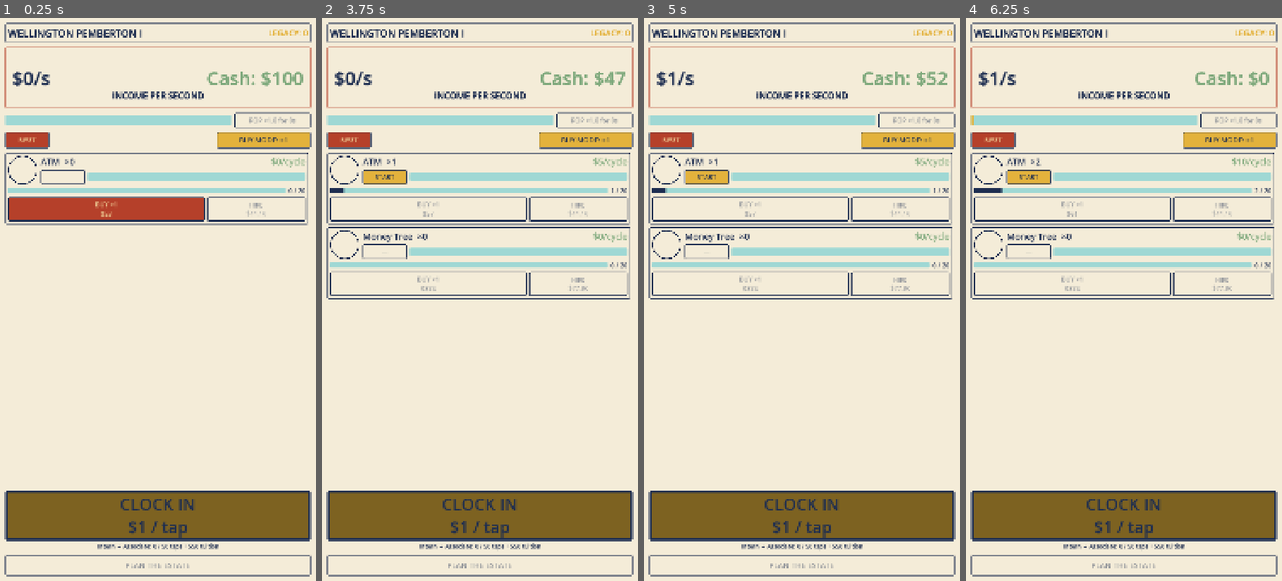
Above: before the commit, frames 1-4 (left to right).
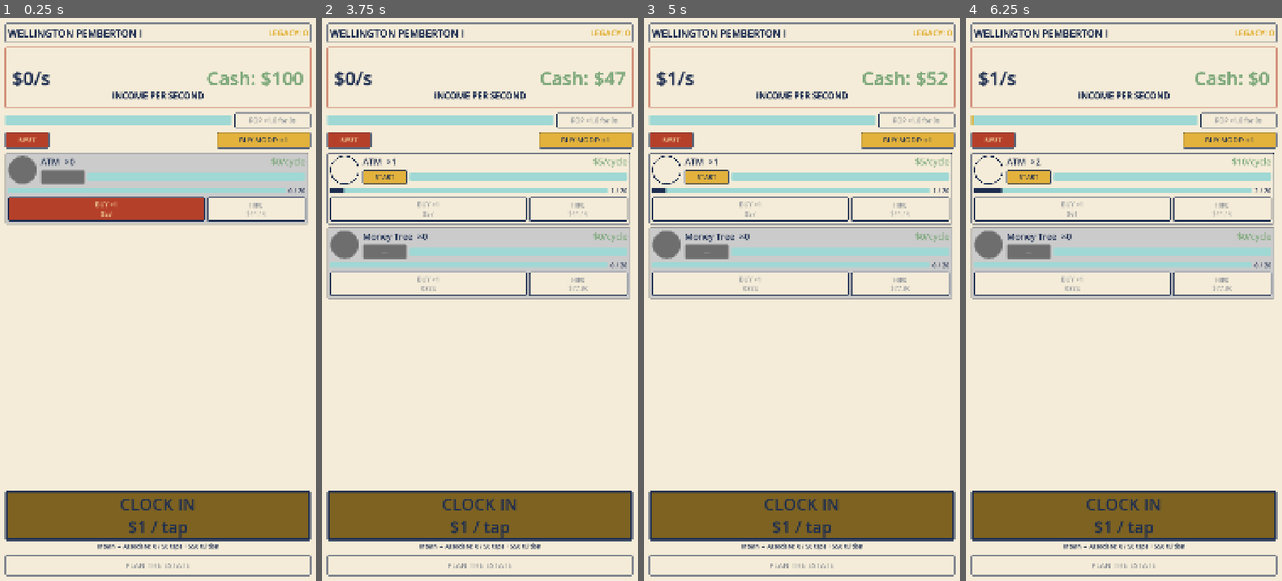
Above: after the commit, the same moments.

Repository: TimGoergen/american-tycoon
Game: Godot game, scene res://Main.tscn
Same seed, same stepped clock (60 frames per second), same inputs: the game is played once before the commit and once after it.
Inputs:
- Up to frame 1 (0.25 s): no input
- Up to frame 2 (3.75 s): click "BUY MODE: ×1" at 0.5 s; click "BUY MODE: ×10" at 1.25 s; click "BUY MODE: ×100" at 2 s; click "BUY MODE: MAX" at 2.75 s; click "BUY ×1 $53" at 3.5 s
- Up to frame 3 (5 s): click "START" at 4.25 s
- Up to frame 4 (6.25 s): click "START" at 5 s; click "BUY ×1 $57" at 5.75 s

The runs differ from the first frame. In frame 1, 6.2% of the frame differs, in the area x 1-98%, y 23-37%; in frame 2, 6.5%, in the area x 1-98%, y 37-50%; in frame 3, 6.5%; in frame 4, 6.5%.

Commit message:
Estate Planning screen polish, unowned-rung gray state, wage pulse tune
Wage clock-in pulse:
- Breath speed 1.2s -> 2.0s, peak brightness 0.11 -> 0.25.

Estate Planning screen (formerly "The Estate Office"):
- All text enlarged 2.2x.
- Top header inset added so the title/readout clear the camera cut-out.
- Title changed to "Estate Planning", pinned left; the Legacy readout
  ("Legacy: N", shortened to fit) pinned right on the same row.
- Button sizes scaled up to fit the larger text.

Unowned property rungs:
- A rung the player owns no units of yet now renders with a light-gray
  background and a dark-gray START button and portrait circle, so it
  reads as locked/inactive next to the live cream rungs. Reverts to the
  normal cream styling the moment a unit is bought (UiPalette grays +
  make_unowned_panel_style/style_unowned_button; ManagerCircle owned flag).

Co-Authored-By: Claude Opus 4.8 <noreply@anthropic.com>

Diff:
--- a/game/scripts/ui/LegacyScreen.gd
+++ b/game/scripts/ui/LegacyScreen.gd
@@ -26,13 +26,18 @@
 signal closed
 
 
-# Type sizes — large for at-a-glance phone reading (UI notes §1).
-const TITLE_SIZE   := 40
-const WALLET_SIZE  := 30
-const CATEGORY_SIZE := 24
-const CARD_NAME_SIZE := 26
-const CARD_BODY_SIZE := 20
-const BUTTON_SIZE  := 22
+# Type sizes — large for at-a-glance phone reading (UI notes §1). Enlarged 2.2×
+# from the first pass (Tim's call) so the whole page reads big at arm's length.
+const TITLE_SIZE   := 88
+const WALLET_SIZE  := 66
+const CATEGORY_SIZE := 53
+const CARD_NAME_SIZE := 57
+const CARD_BODY_SIZE := 44
+const BUTTON_SIZE  := 48
+
+## Top inset (in the 1080×1920 design space) that pushes the header row clear of
+## the phone's front camera cut-out, so the title and Legacy readout aren't hidden.
+const CAMERA_CUTOUT_INSET := 130
 
 # The live upgrade/wallet state this shop reads and spends from.
 var _upgrades: LegacyUpgrades
@@ -70,7 +75,8 @@
 	margin.set_anchors_preset(Control.PRESET_FULL_RECT)
 	margin.add_theme_constant_override("margin_left", 20)
 	margin.add_theme_constant_override("margin_right", 20)
-	margin.add_theme_constant_override("margin_top", 20)
+	# Extra top inset clears the phone's camera cut-out (see CAMERA_CUTOUT_INSET).
+	margin.add_theme_constant_override("margin_top", CAMERA_CUTOUT_INSET)
 	margin.add_theme_constant_override("margin_bottom", 20)
 	add_child(margin)
 
@@ -78,22 +84,29 @@
 	column.add_theme_constant_override("separation", 12)
 	margin.add_child(column)
 
-	# ── Title + wallet ──
+	# ── Header row: "Estate Planning" pinned left, Legacy readout pinned right ──
+	var header_row := HBoxContainer.new()
+	column.add_child(header_row)
+
 	var title := Label.new()
-	title.text = "THE ESTATE OFFICE"
-	title.horizontal_alignment = HORIZONTAL_ALIGNMENT_CENTER
+	title.text = "Estate Planning"
+	# Expand fill pushes the title to the left edge and the wallet to the right.
+	title.size_flags_horizontal = Control.SIZE_EXPAND_FILL
+	title.horizontal_alignment = HORIZONTAL_ALIGNMENT_LEFT
+	title.vertical_alignment = VERTICAL_ALIGNMENT_CENTER
 	title.add_theme_color_override("font_color", UiPalette.NAVY)
 	title.add_theme_font_size_override("font_size", TITLE_SIZE)
-	column.add_child(title)
+	header_row.add_child(title)
 
 	_wallet_label = Label.new()
-	_wallet_label.horizontal_alignment = HORIZONTAL_ALIGNMENT_CENTER
+	_wallet_label.horizontal_alignment = HORIZONTAL_ALIGNMENT_RIGHT
+	_wallet_label.vertical_alignment = VERTICAL_ALIGNMENT_CENTER
 	_wallet_label.add_theme_color_override("font_color", UiPalette.MUSTARD_GOLD)
 	# Faux-bold via a same-color outline, matching the project's plate aesthetic.
 	_wallet_label.add_theme_color_override("font_outline_color", UiPalette.MUSTARD_GOLD)
-	_wallet_label.add_theme_constant_override("outline_size", 2)
+	_wallet_label.add_theme_constant_override("outline_size", 4)
 	_wallet_label.add_theme_font_size_override("font_size", WALLET_SIZE)
-	column.add_child(_wallet_label)
+	header_row.add_child(_wallet_label)
 
 	# ── Scrollable list of upgrade cards (grouped by category) ──
 	# Takes all the leftover height between the wallet readout and the close
@@ -124,8 +137,8 @@
 	# ── Close button ──
 	var close_button := Button.new()
 	close_button.text = "BACK TO THE EMPIRE"
-	close_button.custom_minimum_size = Vector2(0, 72)
-	close_button.add_theme_font_size_override("font_size", 26)
+	close_button.custom_minimum_size = Vector2(0, 158)
+	close_button.add_theme_font_size_override("font_size", 57)
 	UiPalette.style_button(close_button, false)
 	close_button.pressed.connect(_on_close_pressed)
 	column.add_child(close_button)
@@ -191,7 +204,7 @@
 	bottom_row.add_child(effect_label)
 
 	var buy_button := Button.new()
-	buy_button.custom_minimum_size = Vector2(200, 56)
+	buy_button.custom_minimum_size = Vector2(440, 123)
 	buy_button.add_theme_font_size_override("font_size", BUTTON_SIZE)
 	UiPalette.style_button(buy_button, true)  # red: this is a spend action
 	# bind(id) passes which upgrade this button buys to the shared handler.
@@ -217,7 +230,8 @@
 
 ## Re-read the live state and update the wallet readout and every card.
 func refresh() -> void:
-	_wallet_label.text = "Legacy to spend: %d" % _upgrades.available
+	# Short label so it fits beside the large title on the header row.
+	_wallet_label.text = "Legacy: %d" % _upgrades.available
 
 	for definition in LegacyUpgradeCatalog.all():
 		var id := String(definition["id"])
--- a/game/scripts/ui/ManagerCircle.gd
+++ b/game/scripts/ui/ManagerCircle.gd
@@ -17,13 +17,18 @@
 var _staffed := false
 var _portrait: Texture2D
 var _initial := ""
+## True when the property has no units bought yet; draws the circle a drab dark
+## gray to match the locked/unowned look of its row.
+var _owned := true
 
 
 ## Tell the circle what to show. Called by PropertyRow whenever the row refreshes.
-func set_state(staffed: bool, portrait: Texture2D, manager_name: String) -> void:
+## `owned` is false for a rung the player hasn't bought any units of yet.
+func set_state(staffed: bool, portrait: Texture2D, manager_name: String, owned: bool = true) -> void:
 	_staffed = staffed
 	_portrait = portrait
 	_initial = manager_name.substr(0, 1).to_upper() if manager_name != "" else ""
+	_owned = owned
 	queue_redraw()
 
 
@@ -31,6 +36,13 @@
 	# The circle is inscribed in the (square) control rect.
 	var radius := minf(size.x, size.y) / 2.0
 	var center := size / 2.0
+
+	if not _owned:
+		# Unowned rung: a filled dark-gray disc with a mid-gray ring, so the
+		# portrait slot reads as inactive alongside the gray row background.
+		draw_circle(center, radius - OUTLINE_WIDTH, UiPalette.DARK_GRAY)
+		draw_arc(center, radius - OUTLINE_WIDTH, 0.0, TAU, 64, UiPalette.MID_GRAY, OUTLINE_WIDTH, true)
+		return
 
 	if not _staffed:
 		# Empty slot: just the outline ring, interior left clear.
--- a/game/scripts/ui/PropertyRow.gd
+++ b/game/scripts/ui/PropertyRow.gd
@@ -60,6 +60,11 @@
 ## Set once when the property becomes staffed, so the faint-green restyle is applied
 ## a single time rather than every frame (staffing is permanent).
 var _hire_staffed_styled := false
+
+## Tracks which ownership look is currently applied so the panel/start-button
+## styleboxes are only rebuilt when ownership flips, not every frame.
+## -1 = not yet applied, 0 = owned (normal), 1 = unowned (gray).
+var _ownership_style_applied := -1
 
 
 ## Call before adding to the tree.
@@ -220,10 +225,15 @@
 	var config := _prop.config as PropertyConfig
 	_name_label.text = "%s  ×%d" % [config.display_name, _prop.units_owned]
 
+	# A rung the player owns no units of yet gets a drab gray "locked" look; once a
+	# unit is bought it switches to the normal cream styling (applied on change).
+	var owned := _prop.units_owned > 0
+	_apply_ownership_styling(owned)
+
 	# Keep the portrait circle square and as tall as this top section: its height is
 	# already stretched to the section by the layout, so we just match the width to it.
 	_manager_circle.custom_minimum_size.x = _manager_circle.size.y
-	_manager_circle.set_state(_prop.is_staffed, config.manager_portrait, config.staffer_name)
+	_manager_circle.set_state(_prop.is_staffed, config.manager_portrait, config.staffer_name, owned)
 	# Show the cash paid out each time the bar fills (per cycle), so the figure on
 	# screen matches what the player actually receives on a completion. During a
 	# frenzy burn that payout is multiplied at point of payment (Spec §7), so the
@@ -301,6 +311,22 @@
 	_showing_held_rush = active
 	var fill := UiPalette.MONEY_GREEN.lightened(HELD_RUSH_LIGHTEN) if active else UiPalette.MONEY_GREEN
 	UiPalette.style_progress_bar(_cycle_bar, fill)
+
+
+## Swap the row's panel background and START button between the normal cream look
+## (owned) and the drab gray "locked" look (no units owned yet). Only rebuilds the
+## styleboxes when the state actually flips, not every frame.
+func _apply_ownership_styling(owned: bool) -> void:
+	var want := 0 if owned else 1
+	if want == _ownership_style_applied:
+		return
+	_ownership_style_applied = want
+	if owned:
+		add_theme_stylebox_override("panel", UiPalette.make_panel_style())
+		UiPalette.style_button(_tap_button, false)
+	else:
+		add_theme_stylebox_override("panel", UiPalette.make_unowned_panel_style())
+		UiPalette.style_unowned_button(_tap_button)
 
 
 ## Update the buy button's caption, cost, and enabled state for the
--- a/game/scripts/ui/UiPalette.gd
+++ b/game/scripts/ui/UiPalette.gd
@@ -15,6 +15,13 @@
 const INK_NAVY := Color("#0D1830")
 const BRICK := Color("#8E2F1E")
 const PALE_GOLD := Color("#F0D49A")
+
+# Grays for the "not yet owned" property state — a deliberately drab, inactive
+# look so an unbought rung reads as locked next to the live cream rungs. A small
+# extension of the §1 palette for this one UI state, pending style-guide blessing.
+const LIGHT_GRAY := Color("#CBCBCB")  # unowned row background
+const MID_GRAY := Color("#9A9A9A")    # unowned borders
+const DARK_GRAY := Color("#6E6E6E")   # unowned start button + portrait circle
 
 
 ## Cream plate with a navy border — the standard card/panel (§8).
@@ -39,6 +46,25 @@
 	button.add_theme_color_override("font_hover_color", label_color)
 	button.add_theme_color_override("font_pressed_color", NAVY)
 	button.add_theme_color_override("font_disabled_color", Color(NAVY, 0.45))
+
+
+## Light-gray plate with a mid-gray border — the background for a property rung
+## the player does not own any units of yet (reads as locked/inactive).
+static func make_unowned_panel_style() -> StyleBoxFlat:
+	return _make_plate(LIGHT_GRAY, MID_GRAY)
+
+
+## Style a button as the drab dark-gray "unowned" control (the START button on a
+## rung the player doesn't own yet). All states share the one gray plate so the
+## disabled button still reads as gray rather than the default cream.
+static func style_unowned_button(button: Button) -> void:
+	var plate := _make_plate(DARK_GRAY, MID_GRAY)
+	button.add_theme_stylebox_override("normal", plate)
+	button.add_theme_stylebox_override("hover", plate)
+	button.add_theme_stylebox_override("pressed", plate)
+	button.add_theme_stylebox_override("disabled", plate)
+	button.add_theme_color_override("font_color", CREAM)
+	button.add_theme_color_override("font_disabled_color", CREAM)
 
 
 ## Teal track with a fill in the given color (§8: sliders and meters).
--- a/game/scripts/ui/WagePanel.gd
+++ b/game/scripts/ui/WagePanel.gd
@@ -40,13 +40,12 @@
 const FLASH_DURATION := 0.05
 
 ## How far the gold is lightened toward white at the peak of a tap blink or the
-## breathing pulse (0 = none, 1 = pure white). Kept subtle — a brighter value read
-## as a strobe (Tim's call: about a quarter of the old 0.45).
-const FLASH_LIGHTEN := 0.11
+## breathing pulse (0 = none, 1 = pure white).
+const FLASH_LIGHTEN := 0.25
 
 ## Seconds for one full breathe-in-and-out of the held pulse. Slow on purpose, so
 ## the held state reads as a calm wave rather than a flicker.
-const PULSE_PERIOD := 1.2
+const PULSE_PERIOD := 2.0
 
 ## How quickly the breathing pulse ramps in when held and fades out when released,
 ## as a smoothing time constant in seconds — small enough to feel responsive,
